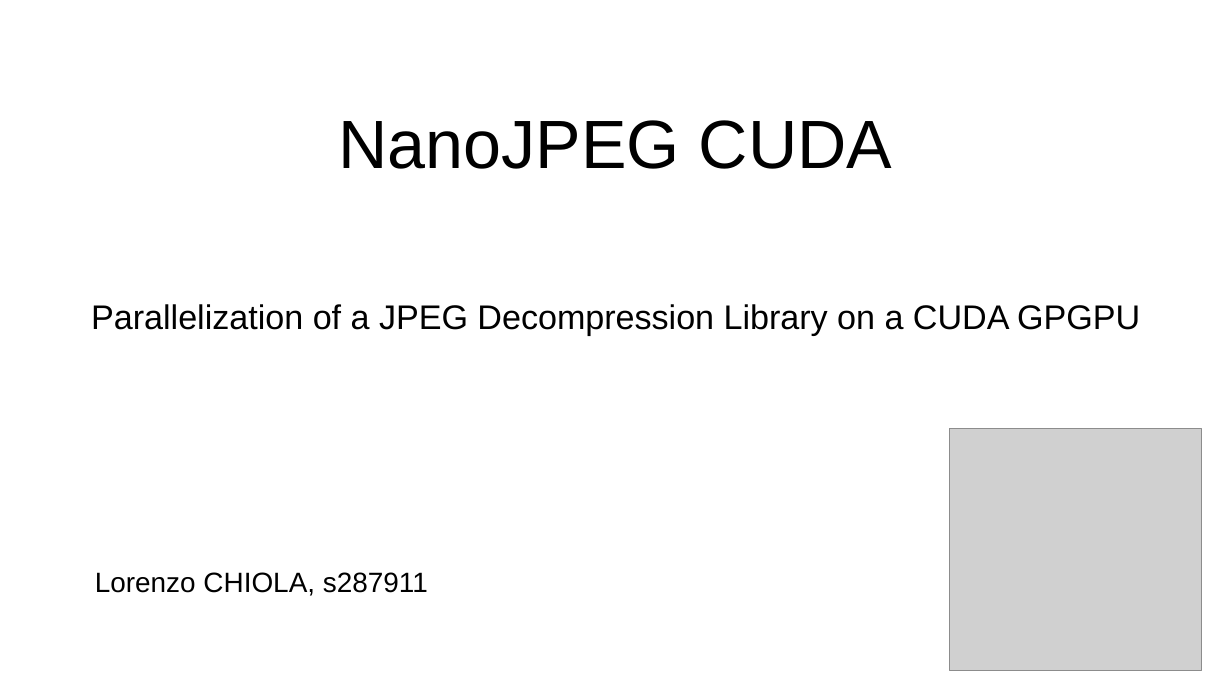
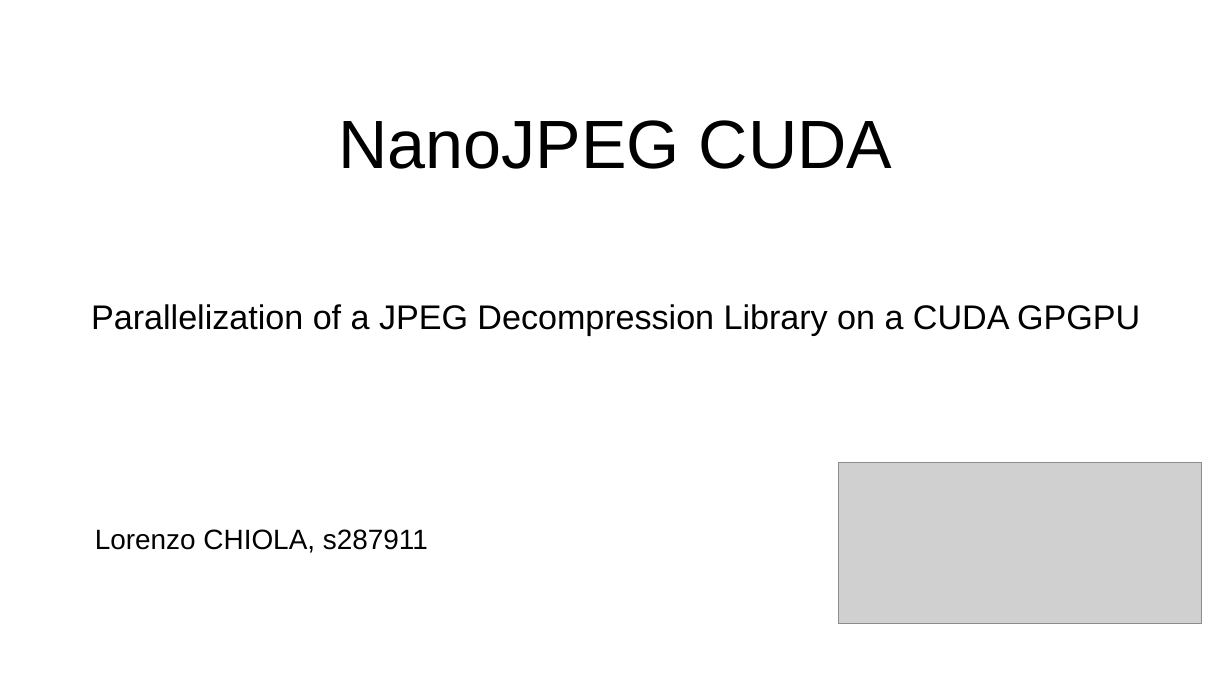
Before and after one commit to il-pist/JPEG_cuda, a slide deck: slide 1 of nanojpeg/doc/NanoJPEG CUDA presentazione.odp. Drawn at 1232x693 pixels with LibreOffice and Linux fonts; fonts in the diff are those of the drawing; grey boxes stand for pictures. Boxes give left, top, right and bottom in pixels: in the first picture for what was removed or moved away, otherwise in the second. Text is boxed around its words. In the diff, an @@ line names an element or a change of style, - is before the commit and + after.

```diff
--- a/nanojpeg/doc/NanoJPEG CUDA presentazione.odp
+++ b/nanojpeg/doc/NanoJPEG CUDA presentazione.odp
@@ picture: place and size @@
-picture at bbox=[950, 428, 1202, 671]
+picture at bbox=[838, 463, 1202, 624]
@@ text "Lorenzo CHIOLA, s287911": place and size @@
-text "Lorenzo CHIOLA, s287911" at bbox=[95, 572, 428, 596]
+text "Lorenzo CHIOLA, s287911" at bbox=[95, 529, 428, 553]
```
Also in this commit, not shown: 6 other slides changed, 1 slide added, 1 other file.
